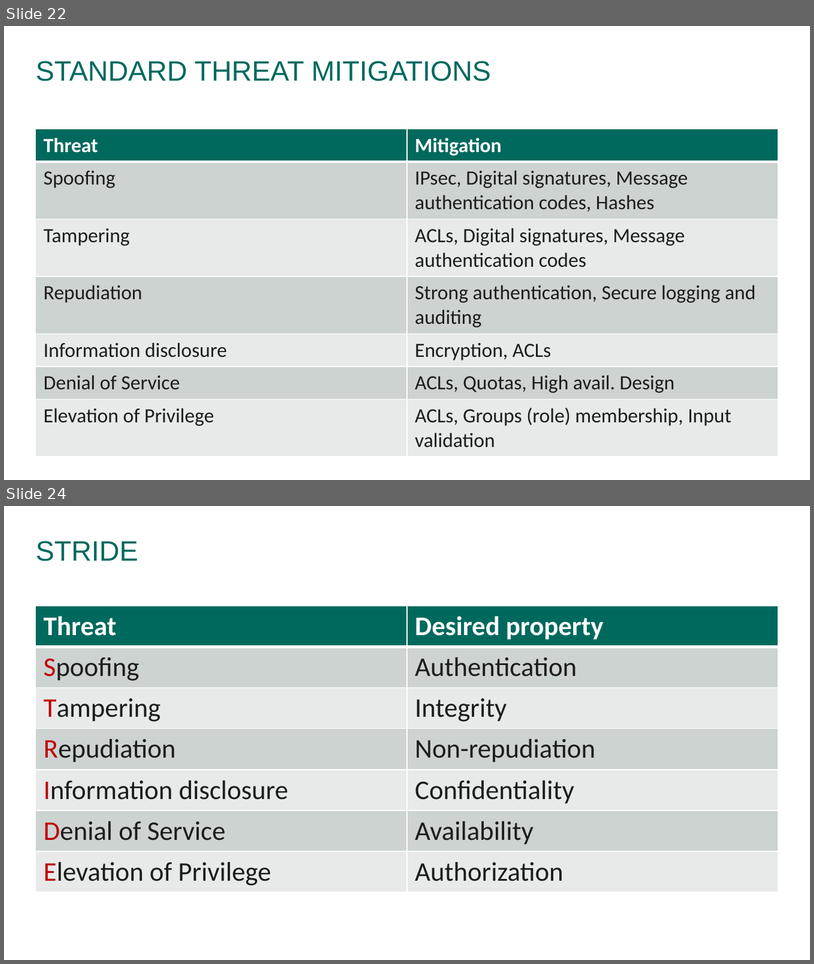
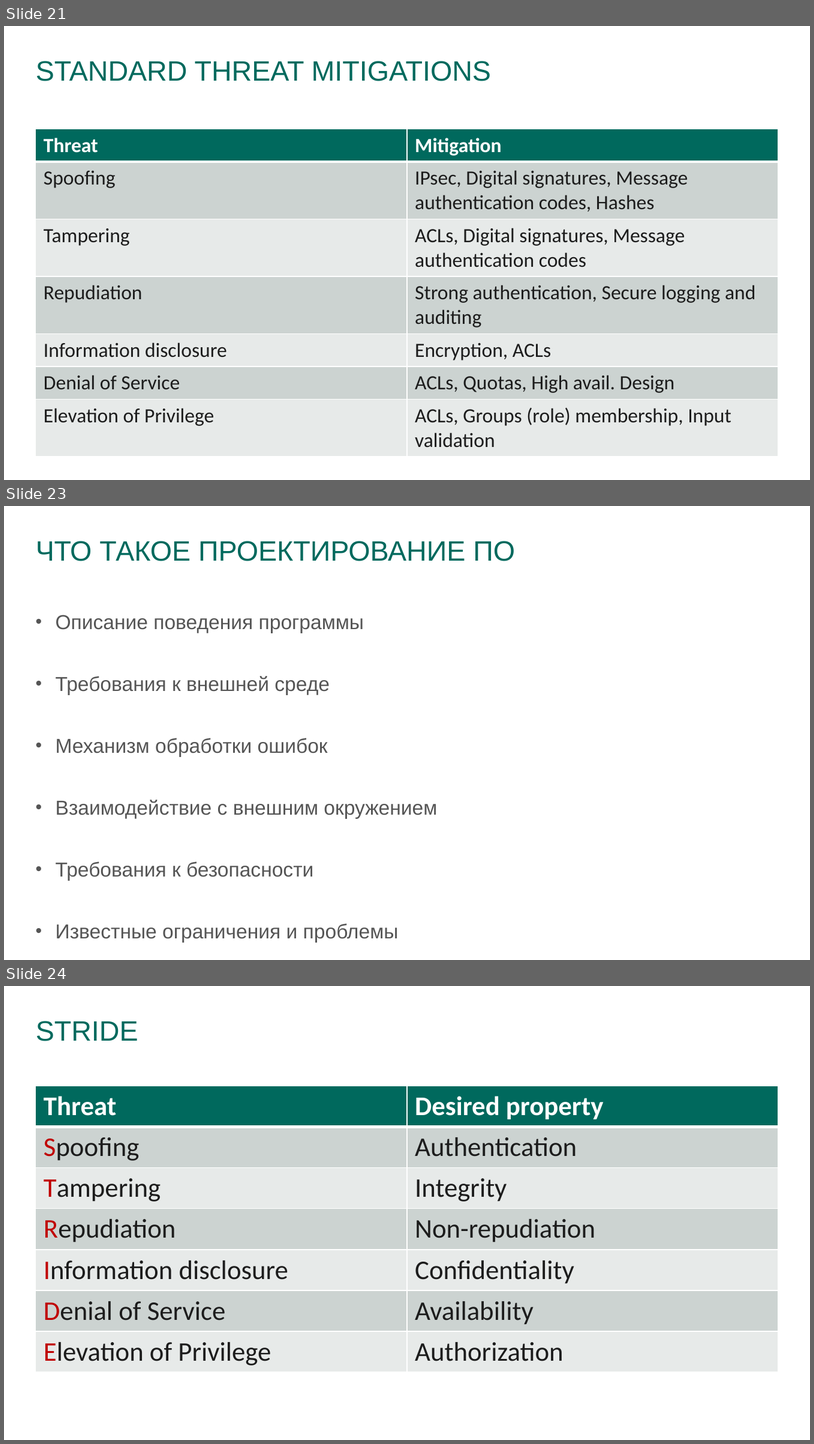
Before and after one commit to prograholic/prograholic.github.io, a slide deck: nsu_31_01_2017/31.01.2017_kutumov.pptx. Shown one above the other, each under a label of ours: slides 22 and 24 before the commit, slides 21, 23 and 24 after it; the slides between them are not shown. The pictures are 814x964 and 814x1444 pixels, drawn with LibreOffice and Linux fonts; fonts in the diff are those of the drawing; background and template pictures are left out. Boxes give left, top, right and bottom in pixels: in the first picture for what was removed or moved away, otherwise in the second. Text is boxed around its words. In the diff, an @@ line names an element or a change of style, - is before the commit and + after.

```diff
--- a/nsu_31_01_2017/31.01.2017_kutumov.pptx
+++ b/nsu_31_01_2017/31.01.2017_kutumov.pptx
@@ slide 23 added at box(4, 506, 810, 960), background #FFFFFF @@
@@ title added at box(36, 541, 515, 561), 25 pt, text #00695D @@
+ЧТО ТАКОЕ ПРОЕКТИРОВАНИЕ ПО
@@ text added at box(56, 615, 437, 942), 18 pt, text #555555 @@
+• Описание поведения программы
+• Требования к внешней среде
+• Механизм обработки ошибок
+• Взаимодействие с внешним окружением
+• Требования к безопасности
+• Известные ограничения и проблемы
@@ what was slide 22 is now slide 21 @@
```
Also in this commit, not shown: 9 slides changed, 1 slide removed, 1 other file.
